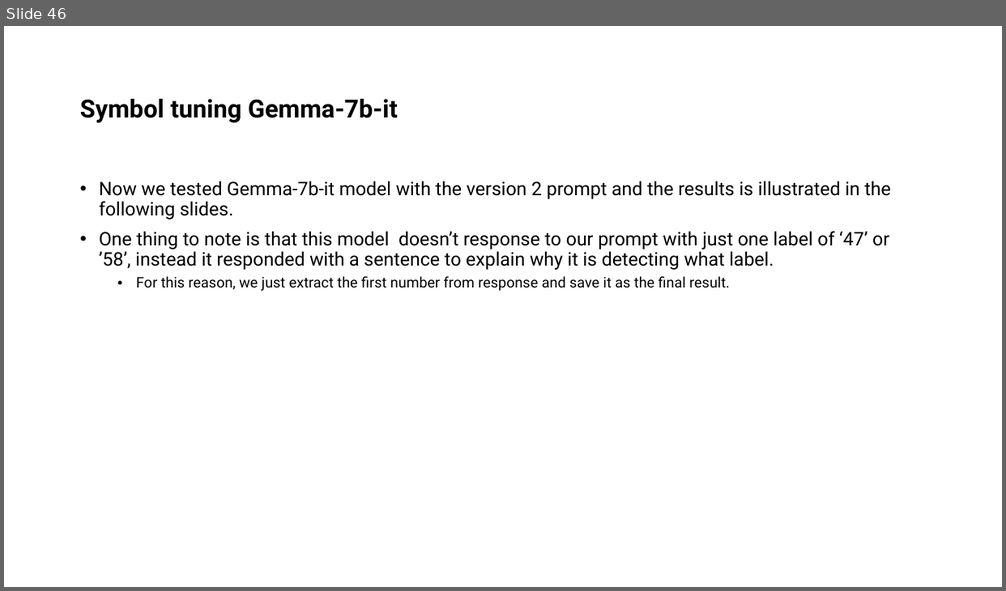
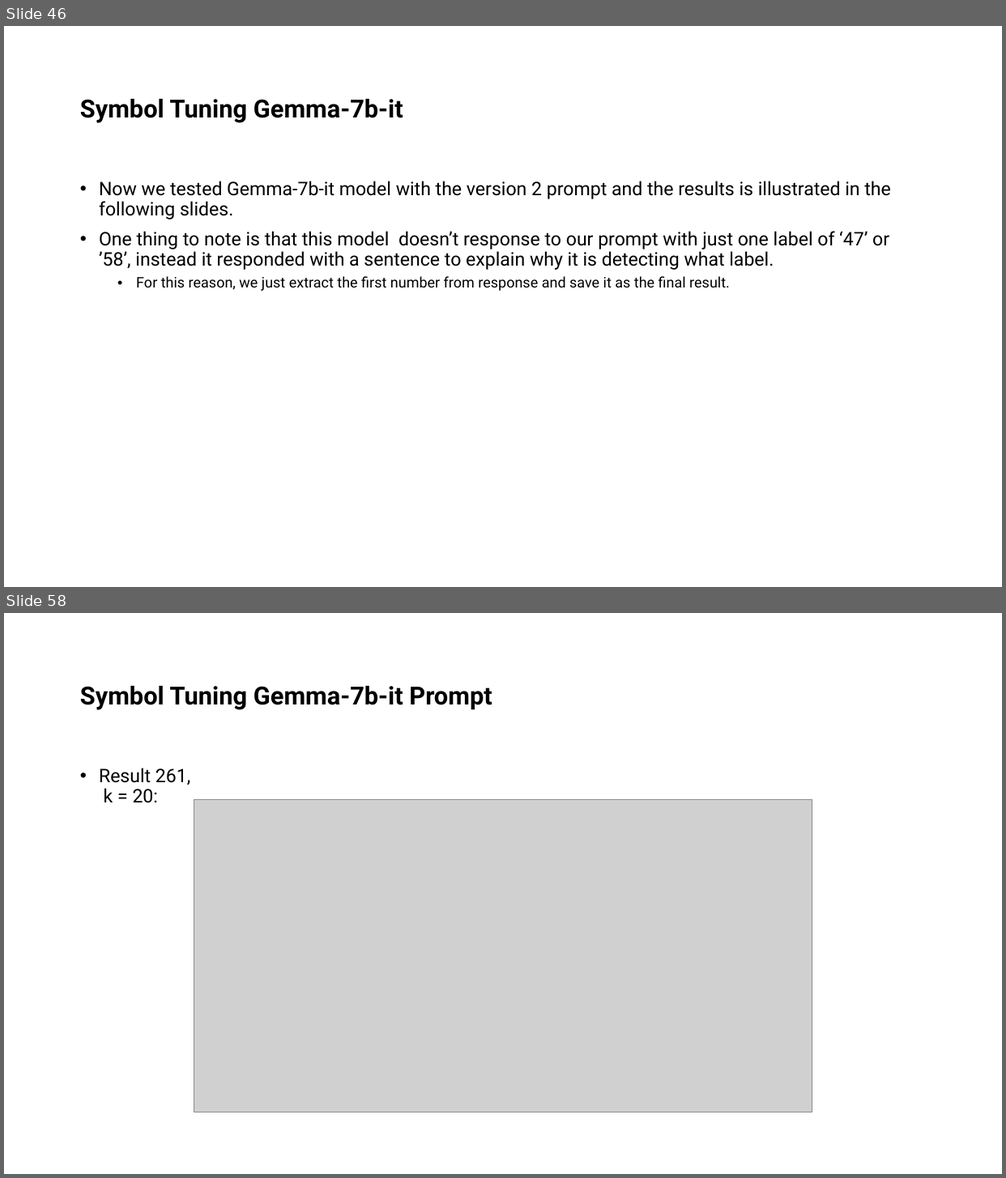
Before and after one commit to ShayanSalehi81/BachelorProject, a slide deck: Slides/Symbol Tuning.pptx. Shown one above the other, each under a label of ours: slide 46 before the commit, slides 46 and 58 after it; the slides between them are not shown. The pictures are 1006x591 and 1006x1178 pixels, drawn with LibreOffice and Linux fonts; fonts in the diff are those of the drawing; grey boxes stand for pictures. Boxes give left, top, right and bottom in pixels: in the first picture for what was removed or moved away, otherwise in the second. Text is boxed around its words. In the diff, an @@ line names an element or a change of style, - is before the commit and + after.

```diff
--- a/Slides/Symbol Tuning.pptx
+++ b/Slides/Symbol Tuning.pptx
@@ slide 58 added at [4,613,1002,1174], background #FFFFFF @@
@@ title added at [80,686,492,710], 24 pt, text #000000, bold @@
+Symbol Tuning Gemma-7b-it Prompt
@@ text added at [99,768,190,803], 18 pt, text #000000 @@
+• Result 261,
+  k = 20:
@@ picture added at [194,799,812,1112] @@
@@ slide 46 changed as well @@
@@ title at [80,99,403,123]: text changed @@
-Symbol tuning Gemma-7b-it
+Symbol Tuning Gemma-7b-it
```
Also in this commit, not shown: 14 other slides added, 1 other file.
